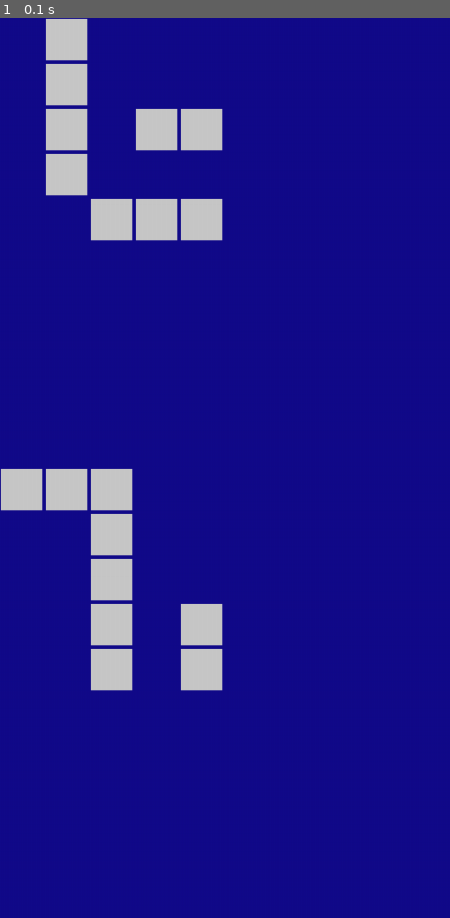
Above: before the commit, frame 1.
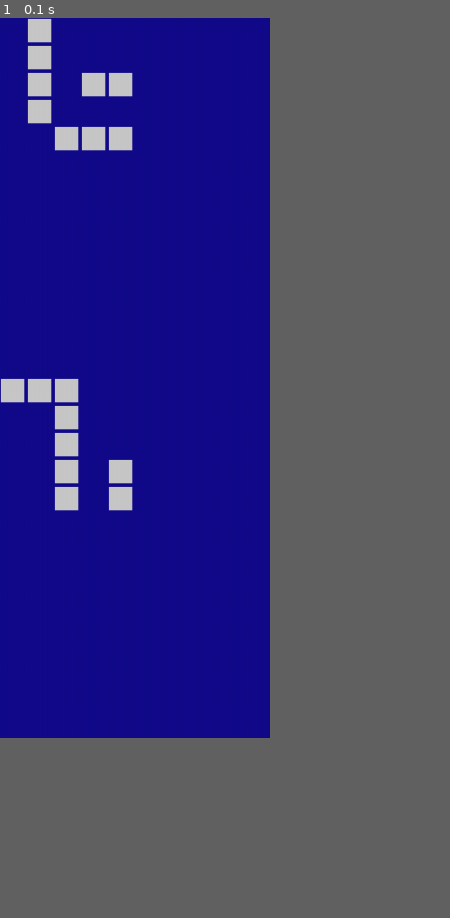
Above: after the commit, the same moment.

Repository: 8ctopotamus/battleship-pygame
Game: pygame game, started from main.py
Two runs of this game, one before a commit and one after it. Both use one fixed random seed, a clock stepped at 60 frames per second and the inputs below.
Inputs:
- Up to frame 1 (0.1 s): no input
In our replay, the window is 450x900 before the commit and 270x720 after it. These sizes can differ from the game's own. Grey fills any space a smaller window leaves; there, only what the larger window draws over its background counts as a difference.

The runs differ from the first frame. In frame 1, 8.8% of the frame differs, in the area x 0-50%, y 0-75%.

Commit message:
get click pos

Diff:
--- a/Player.py
+++ /dev/null
@@ -1,5 +0,0 @@
-class Player:
-  def __init__(self, map):
-    # TODO: randomly generate map if none passed in
-    self.map = map
-    self.shotsFired = []
--- a/main.py
+++ b/main.py
@@ -4,9 +4,10 @@
 import time
 import random
 
-WIDTH, HEIGHT = 500, 1000
+WIDTH, HEIGHT = 300, 800
 COL_SIZE = WIDTH / 10
 BLUE = (18, 11, 139)
+BLUE_LIGHT = (12, 9, 130)
 RED = (155, 29, 43)
 WHITE = (255,255,255)
 GREY = (200,200,200)
@@ -44,6 +45,10 @@
   for event in pygame.event.get():
     if event.type == pygame.QUIT:
       quit()
+    if event.type == pygame.MOUSEBUTTONDOWN:
+      x, y = pygame.mouse.get_pos();
+      print(x)
+      print(y)
 
 def renderGUI(screen, players):
   screen.fill(BLUE)
